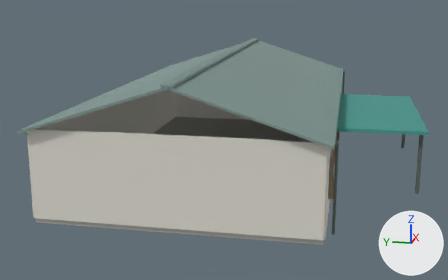
A saved change to the Blender file art/blender/coastal_hospital.blend.
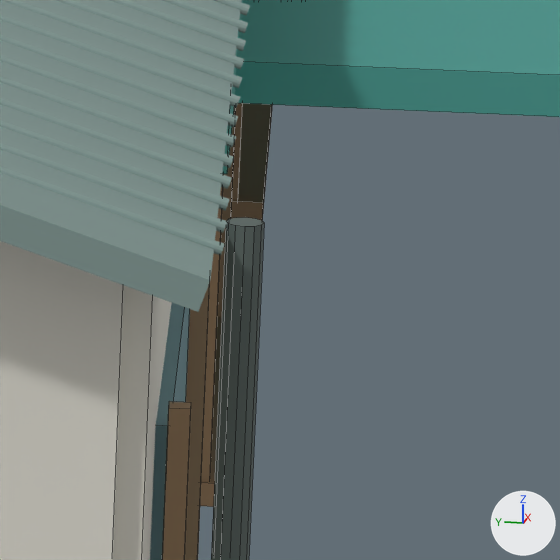
Each version is shown whole from a camera (50 mm lens) standing at (-27.87, -5.53, 7.85) and looking at (-0.65, -0.08, 1.04), then close up on the part from 71% to 81% of the width and 44% to 61% of the height. The axes (+X, +Y, +Z) are drawn at lower right. The lights are the same throughout. The older version's two pictures come first. The close-ups show mesh edges as thin lines.

Objects in the first close-up: 'glass', 'plaster', 'roof', 'steel', 'teal', 'wood'.
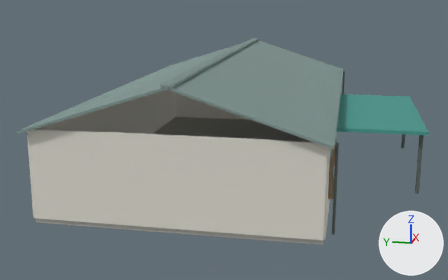
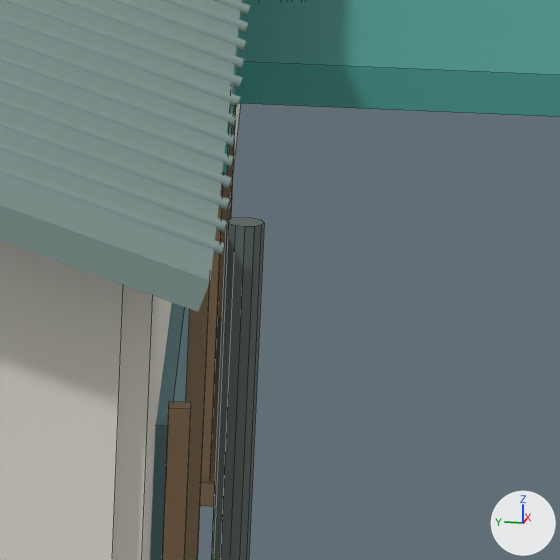
Boxes [x1, y1, x2, y2] around the edits, measured in the close-ups (560 x 560 px):
'wood', reshaped: before [162, 103, 272, 560]; after [162, 107, 236, 560]
part 1 of me_cube_067, deleted (brown): before [232, 103, 243, 201]
part 2 of me_cube_067, deleted: before [231, 103, 272, 220]

The change in detail:
me_cube_067 is used by ob_wood; location (-7.0, -5.17, 1.13).
me_cube_067 had 96 vertices, 72 faces and spanned x -1.15..13.15, y -0.09..0.09, z -0.04..1.37.
me_cube_067 now has 72 vertices, 54 faces and spans x -1.15..13.15, y -0.09..0.09, z -0.04..1.37.
me_cube_067 part 1: the loose piece of 8 vertices spanning x 6.87..6.93, y 0.0..0.06, z -0.03..1.37 is deleted.
me_cube_067 part 2: the loose piece of 8 vertices spanning x 6.85..9.15, y -0.09..0.09, z -0.04..0.04 is deleted.
Other edits to the shape of me_cube_067 do not show in these pictures.
